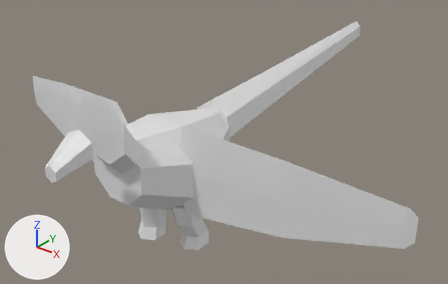
Before and after pictures for a commit that changed the OBJ model data/animals/andorinha/walk/4.obj.
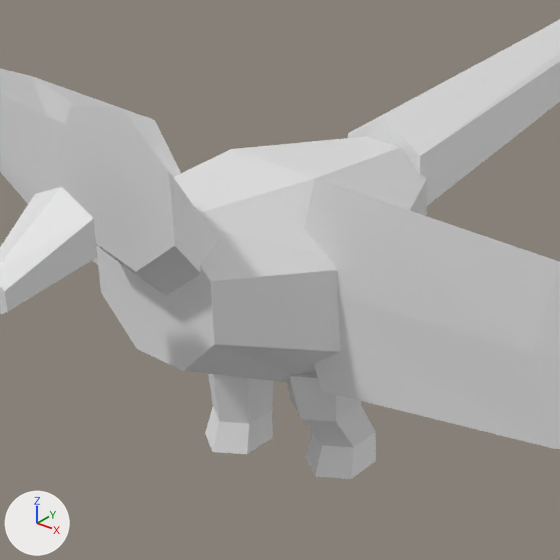
There are two pictures of each version: one whole from a camera (50 mm lens) standing at (0.591, -0.602, 0.582) and looking at (-0.016, 0.157, 0.111), one close up on the part from 12% to 64% of the width and 18% to 100% of the height. Every picture has the same lights, and +X, +Y and +Z are marked at lower left. The older version's two pictures come first. Where no turn or scale is listed for an object, it has been applied to the vertices.

The first close-up shows 'andorinha_walk_4'.
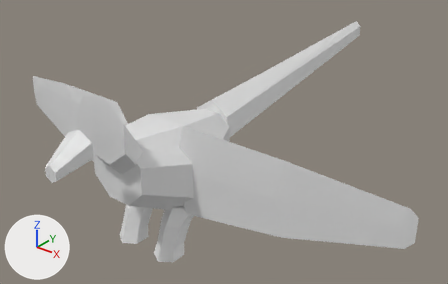
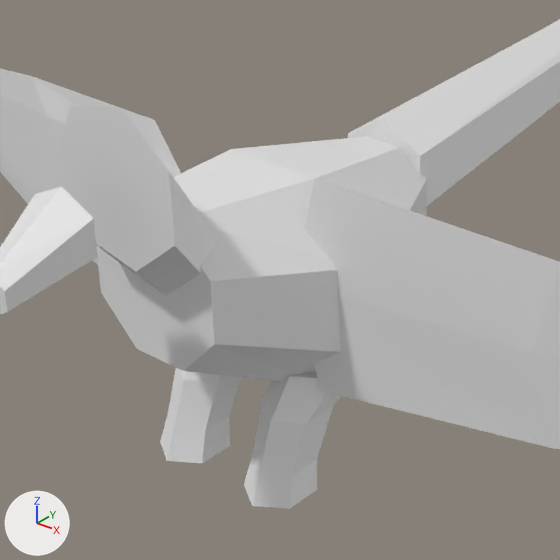
The newer file is also turned or shifted as a whole; pictures and numbers use the older file's frame.

What differs and where, as boxes (x1, y1, x2, y2) in the close-ups (560 x 560 px; the box of a moved part takes in the faces that stretch with it):
'andorinha_walk_4', reshaped
    before: (0, 19, 560, 479)
    after: (0, 19, 560, 509)
part 1 of me_andorinha_walk_4, moved or reshaped
    before: (305, 433, 376, 479)
    after: (244, 456, 317, 509)
part 2 of me_andorinha_walk_4, moved or reshaped
    before: (205, 407, 273, 454)
    after: (160, 414, 230, 463)
part 3 of me_andorinha_walk_4, moved or reshaped
    before: (209, 374, 376, 447)
    after: (168, 368, 341, 476)

Patch to the scene script:
```diff
--- a/data/animals/andorinha/walk/4.obj.py
+++ b/data/animals/andorinha/walk/4.obj.py
@@ me_andorinha_walk_4 @@
 # used by ob_andorinha_walk_4; location = (0.0, 0.0, 0.0)
-me_andorinha_walk_4.from_pydata(...)  # 156 vertices, 280 faces; spans x -0.381..0.38, y -0.207..0.586, z 0.0..0.289
+me_andorinha_walk_4.from_pydata(...)  # 156 vertices, 280 faces; spans x -0.381..0.38, y -0.207..0.586, z 0.015..0.289
+# me_andorinha_walk_4 part 1: all 13 vertices in x 0.018..0.058, y -0.013..0.039, z 0.005..0.025 are moved by (0.0, -0.057, 0.01)
+# me_andorinha_walk_4 part 2: all 13 vertices in x -0.058..-0.018, y -0.03..0.022, z 0.0..0.02 are moved by (0.0, -0.04, 0.015)
+# me_andorinha_walk_4 part 3: all 12 vertices in x -0.057..0.057, y -0.024..0.024, z 0.055 are moved by (0.0, -0.026, 0.012)
```
